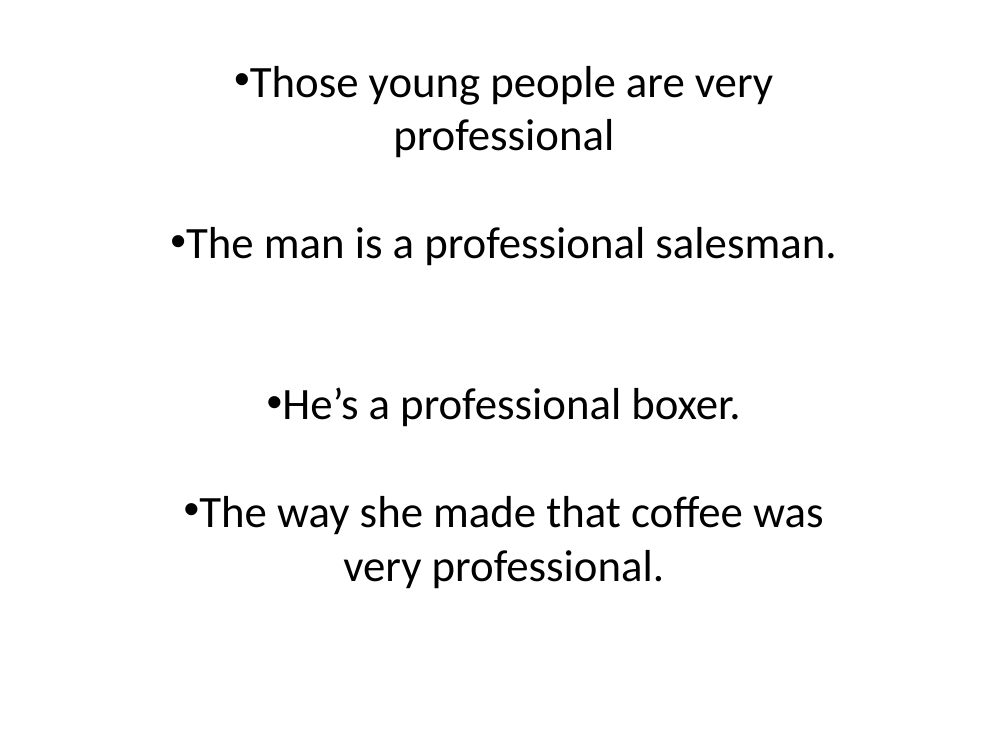
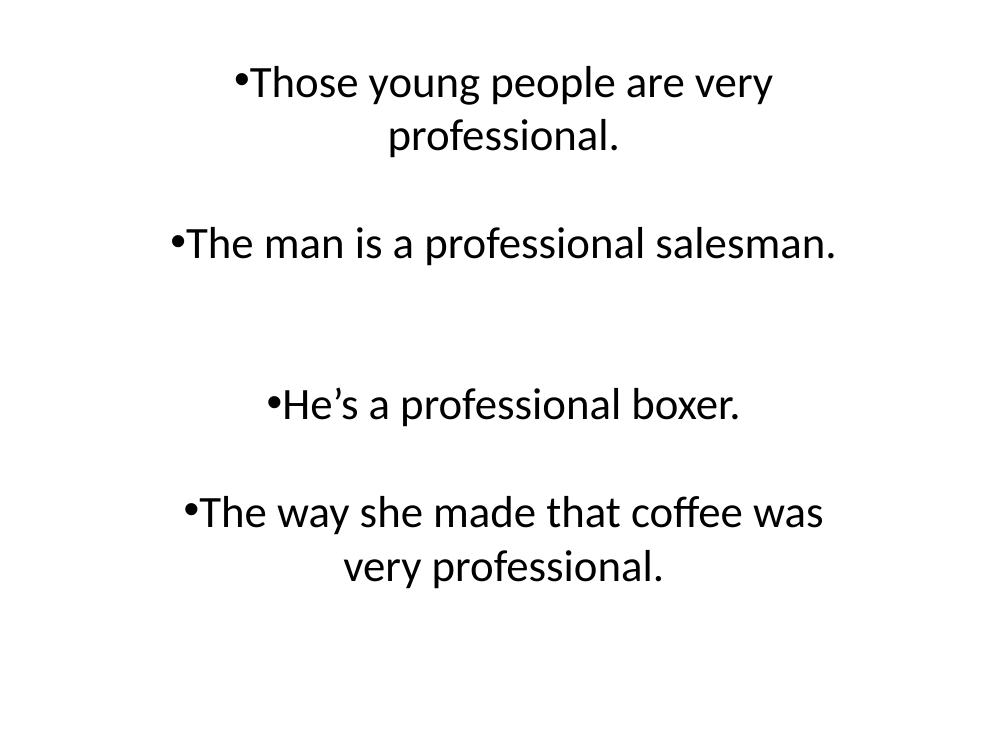
Before and after one commit to YusefQuinlan/BusinessEnglish, a slide deck: slide 10 of BusinessAdjectives4.pptx. Drawn at 1008x756 pixels with LibreOffice and Linux fonts; fonts in the diff are those of the drawing. Boxes give left, top, right and bottom in pixels: in the first picture for what was removed or moved away, otherwise in the second. Text is boxed around its words. In the diff, an @@ line names an element or a change of style, - is before the commit and + after.

```diff
--- a/BusinessAdjectives4.pptx
+++ b/BusinessAdjectives4.pptx
@@ subtitle at box(250, 66, 773, 158): text changed @@
-• Those young people are very professional
+• Those young people are very professional.
```
Also in this commit, not shown: 3 other slides changed, 2 other files.
